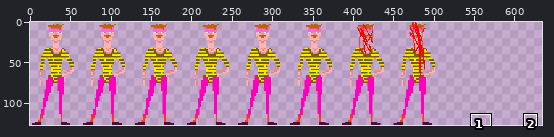
Two states of a sprite sheet, data/img/pink_man_walk.png. The picture above shows the old version from afar; the outline marks the close-up.
Close-up. Old version:
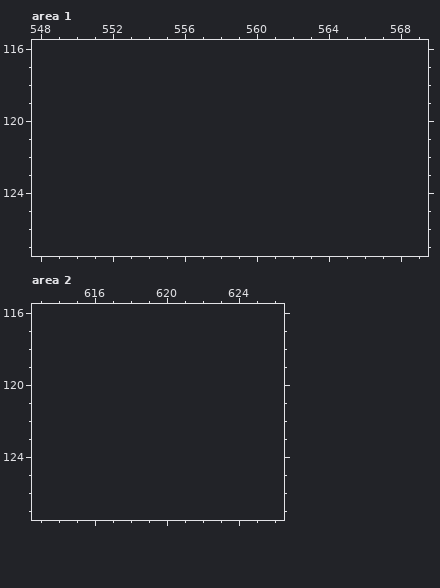
The file is 512x128 pixels. Colours within 5 levels of each other are drawn and written as one. Shown: area 1: x 548..569, y 116..127; area 2: x 613..626, y 116..127. The old version is drawn lined up with the new one, on the new canvas. The wide view leaves out empty margins. The commit also changed other parts of the picture, which this record leaves out.
Palette (. is transparent): 
Now the later version:
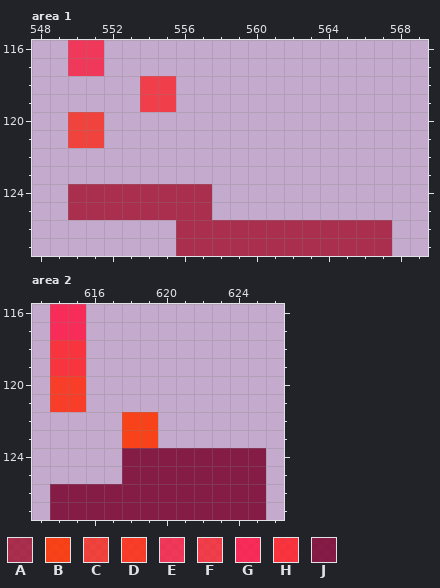
Colours new in this view: A #a10625bf  B #ff3400e0  C #ff210dbf  D #ff2e12e0  E #ff1334bf  F #ff1a1fbf  G #ff1a49e0  H #ff242be0  J #7b0834e0
From old to new:
{"change": "canvas 512x128 -> 640x128"}
{"where": "area 1"}
{"y":116,"x":550,"old":"..","new":"EE"}
{"y":117,"x":550,"old":"..","new":"EE"}
{"y":118,"x":554,"old":"..","new":"FF"}
{"y":119,"x":554,"old":"..","new":"FF"}
{"y":120,"x":550,"old":"..","new":"CC"}
{"y":121,"x":550,"old":"..","new":"CC"}
{"y":124,"x":550,"old":"........","new":"AAAAAAAA"}
{"y":125,"x":550,"old":"........","new":"AAAAAAAA"}
{"y":126,"x":556,"old":"............","new":"AAAAAAAAAAAA"}
{"y":127,"x":556,"old":"............","new":"AAAAAAAAAAAA"}
{"where": "area 2"}
{"y":116,"x":614,"old":"..","new":"GG"}
{"y":117,"x":614,"old":"..","new":"GG"}
{"y":118,"x":614,"old":"..","new":"HH"}
{"y":119,"x":614,"old":"..","new":"HH"}
{"y":120,"x":614,"old":"..","new":"DD"}
{"y":121,"x":614,"old":"..","new":"DD"}
{"y":122,"x":618,"old":"..","new":"BB"}
{"y":123,"x":618,"old":"..","new":"BB"}
{"y":124,"x":618,"old":"........","new":"JJJJJJJJ"}
{"y":125,"x":618,"old":"........","new":"JJJJJJJJ"}
{"y":126,"x":614,"old":"............","new":"JJJJJJJJJJJJ"}
{"y":127,"x":614,"old":"............","new":"JJJJJJJJJJJJ"}
